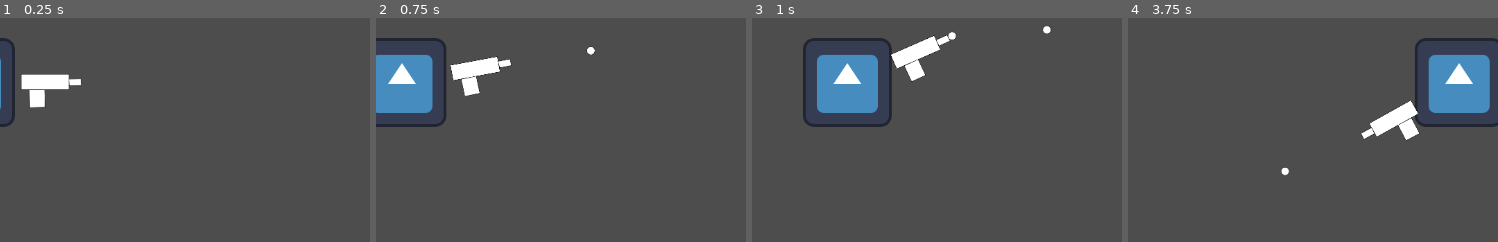
Above: before the commit, frames 1-4 (left to right).
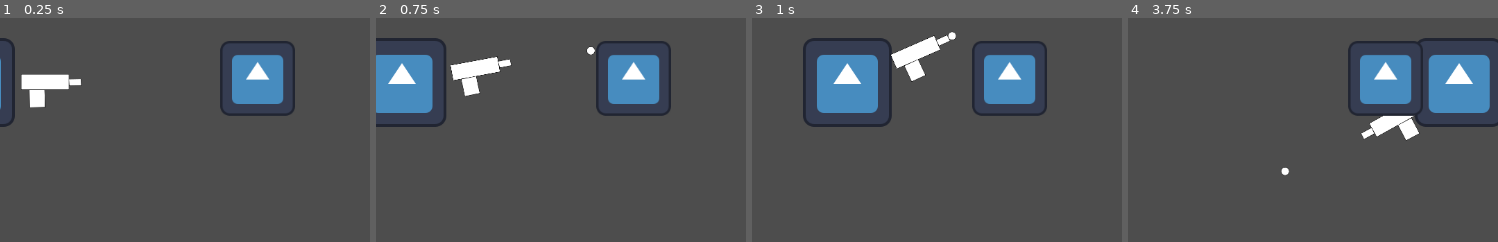
Above: after the commit, the same moments.

Repository: Deepak-Yadav-14/Final-Launch
Game: Godot game, scene res://scenes/Main.tscn
Two runs of this game, one before a commit and one after it. Both use one fixed random seed, a clock stepped at 60 frames per second and the inputs below. The engine's default icon, where the game draws it, is replaced by a stand-in: a white triangle on a blue panel in a dark square.
Inputs (mouse positions are % of the whole screen's width and height, from its top left):
- Up to frame 1 (0.25 s): no input
- Up to frame 2 (0.75 s): tap Enter at 0.5 s; move the mouse to (70, 45) at 0.52 s; press the mouse at (70, 45) at 0.53 s; hold D (move_right) from 0.53 s (still down)
- Up to frame 3 (1 s): keep holding D (move_right)
- Up to frame 4 (3.75 s): move the mouse to (24, 55) at 1.27 s; release D (move_right) at 1.28 s; release the mouse at (24, 55) at 1.28 s; hold S (move_down) 1.28-2.03 s; click (24, 55) at 1.35 s; move the mouse to (57, 28) at 2.02 s; press the mouse at (57, 28) at 2.03 s; hold D (move_right) 2.03-2.78 s; move the mouse to (41, 70) at 2.77 s; release the mouse at (41, 70) at 2.78 s; hold W (move_up) 2.78-3.53 s; click (41, 70) at 2.85 s; move the mouse to (78, 65) at 3.52 s; press the mouse at (78, 65) at 3.53 s; hold A (move_left) from 3.53 s (still down)
The pictures show only the part of the screen within x 50-100%, y 36-86%; the shares and areas given below are measured in that part.

The runs differ from the first frame. In frame 1, 4.0% of the frame differs, in the area x 59-80%, y 10-44%; in frame 2, 4.0%; in frame 3, 4.1%; in frame 4, 4.3%.

Commit message:
Combined destructible object and player
Added Player and Destructible group for connecting

Diff:
--- a/scenes/Bullet.tscn
+++ b/scenes/Bullet.tscn
@@ -17,3 +17,5 @@
 
 [node name="CollisionShape2D" type="CollisionShape2D" parent="."]
 shape = SubResource("CircleShape2D_p1sfj")
+
+[connection signal="area_entered" from="." to="." method="_on_area_entered"]
--- /dev/null
+++ b/scenes/Destructible.tscn
@@ -0,0 +1,23 @@
+[gd_scene load_steps=4 format=3 uid="uid://bvhc5v4lsjkmy"]
+
+[ext_resource type="Script" uid="uid://sp5o6i7kx14o" path="res://scripts/destructive_object.gd" id="1_4qrmv"]
+[ext_resource type="Texture2D" uid="uid://lk0ms1kw6k4i" path="res://icon.svg" id="2_46bxu"]
+
+[sub_resource type="RectangleShape2D" id="RectangleShape2D_pubtt"]
+size = Vector2(1223.32, 1187)
+
+[node name="Destructible" type="Area2D"]
+script = ExtResource("1_4qrmv")
+
+[node name="CollisionShape2D" type="CollisionShape2D" parent="."]
+scale = Vector2(0.0888077, 0.0888077)
+shape = SubResource("RectangleShape2D_pubtt")
+
+[node name="Sprite2D" type="Sprite2D" parent="."]
+scale = Vector2(0.842084, 0.842084)
+texture = ExtResource("2_46bxu")
+
+[node name="AnimationPlayer" type="AnimationPlayer" parent="."]
+
+[connection signal="area_entered" from="." to="." method="_on_body_entered"]
+[connection signal="input_event" from="." to="." method="_on_input_event"]
--- a/scenes/FuelPickup.tscn
+++ b/scenes/FuelPickup.tscn
@@ -6,8 +6,9 @@
 [sub_resource type="RectangleShape2D" id="RectangleShape2D_08bde"]
 size = Vector2(133, 135)
 
-[node name="Area2D" type="Area2D"]
+[node name="Fuel Pickup" type="Area2D"]
 scale = Vector2(0.370158, 0.48705)
+collision_layer = 2
 script = ExtResource("1_vj5se")
 
 [node name="CollisionShape2D" type="CollisionShape2D" parent="."]
@@ -17,4 +18,4 @@
 [node name="Sprite2D" type="Sprite2D" parent="."]
 texture = ExtResource("1_ygles")
 
-[connection signal="area_entered" from="." to="." method="_on_body_entered"]
+[connection signal="body_entered" from="." to="." method="_on_body_entered"]
--- a/scenes/Main.tscn
+++ b/scenes/Main.tscn
@@ -1,9 +1,13 @@
-[gd_scene load_steps=2 format=3 uid="uid://ch6ucgdbgc8o7"]
+[gd_scene load_steps=3 format=3 uid="uid://ch6ucgdbgc8o7"]
 
 [ext_resource type="PackedScene" uid="uid://cawa06wk802cf" path="res://scenes/Player.tscn" id="1_elqb8"]
+[ext_resource type="PackedScene" uid="uid://bvhc5v4lsjkmy" path="res://scenes/Destructible.tscn" id="2_rvslj"]
 
 [node name="Main" type="Node2D"]
 
 [node name="Camera2D" type="Camera2D" parent="."]
 
 [node name="Player" parent="." instance=ExtResource("1_elqb8")]
+
+[node name="Destructible" parent="." groups=["destructible"] instance=ExtResource("2_rvslj")]
+position = Vector2(414, -6)
--- a/scenes/Player.tscn
+++ b/scenes/Player.tscn
@@ -7,7 +7,7 @@
 [sub_resource type="RectangleShape2D" id="RectangleShape2D_v6fml"]
 size = Vector2(115, 112)
 
-[node name="Player" type="CharacterBody2D"]
+[node name="Player" type="CharacterBody2D" groups=["Player"]]
 script = ExtResource("1_kpjcp")
 
 [node name="Sprite2D" type="Sprite2D" parent="."]
--- a/scenes/destructive_object.tscn
+++ b/scenes/destructive_object.tscn
@@ -6,7 +6,7 @@
 [sub_resource type="RectangleShape2D" id="RectangleShape2D_pubtt"]
 size = Vector2(1208, 1187)
 
-[node name="Destructive Object" type="Node2D"]
+[node name="Destructive Object" type="Node2D" groups=["destructible"]]
 
 [node name="Crate" type="Area2D" parent="."]
 script = ExtResource("1_pubtt")
--- a/scripts/bullet.gd
+++ b/scripts/bullet.gd
@@ -12,3 +12,10 @@
 
 	if travelled_distance > bullet_range:
 		queue_free()
+
+
+func _on_area_entered(body):
+	if body.is_in_group("destructible") or body.is_in_group("enemy"):
+		# Implement take damage function for each enemy or destructible object
+		body.take_damage()
+	queue_free()
--- a/scripts/destructive_object.gd
+++ b/scripts/destructive_object.gd
@@ -4,26 +4,21 @@
 
 @export var fuel_Count:int = 3
 
+@export var health: int = 3
 #@onready var anim: AnimationPlayer = $RigidBody2D/AnimationPlayer
 #const BREAK_ANIM: String = "break"
 
-func _ready() -> void:
-	connect("body_entered", Callable(self, "_on_body_entered"))
+func take_damage():
+	health -= 1
+	# Details can be added after each hit
+	if health <= 0:
+		# Add destroying animation than add the queue free in that animation
+		break_apart()
 
 
-func _on_input_event(viewport: Node, event: InputEvent, shape_idx: int) -> void:
-	if event is InputEventMouseButton and event.is_pressed() and event.button_index == MOUSE_BUTTON_LEFT :
-		_break_apart()  # Replace with function body.
-
-
-func _on_body_entered(body):
-	if body:
-		body.queue_free()
-		_break_apart()
-
-
-func _break_apart():
+func break_apart():
 	_spawn_fuel()
+	call_deferred("queue_free")
 
 func _spawn_fuel(_anim_name=""):
 	for i in range(fuel_Count):
@@ -31,5 +26,4 @@
 		var angle = randf() * TAU
 		var distance = randf_range(8.0, 24.0)
 		fuel.position = global_position + Vector2(cos(angle), sin(angle)) * distance
-		get_parent().add_child(fuel)
-	queue_free()
+		get_parent().call_deferred("add_child",fuel)
--- a/scripts/fuel_pickup.gd
+++ b/scripts/fuel_pickup.gd
@@ -1,10 +1,6 @@
 extends Area2D
-#
-func _ready() -> void:
-	connect("body_entered", Callable(self, "_on_body_entered"))
-
 
 func _on_body_entered(body):
 	if body.is_in_group("Player"):
-		body.add_fuel(1)
-	#queue_free()
+		body.add_fuel()
+		queue_free()
--- a/scripts/player_controller.gd
+++ b/scripts/player_controller.gd
@@ -1,8 +1,15 @@
 extends CharacterBody2D
+
+var collected_fuel_tank: int = 0
 
 @export var speed: float = 400
 
-func _physics_process(delta: float) -> void:
+func _physics_process(_delta: float) -> void:
 	var direction = Input.get_vector("move_left","move_right","move_up","move_down")
 	velocity = direction * speed
 	move_and_slide()
+
+
+func add_fuel():
+	collected_fuel_tank += 1
+	print("Collected Fuel : " , collected_fuel_tank)
